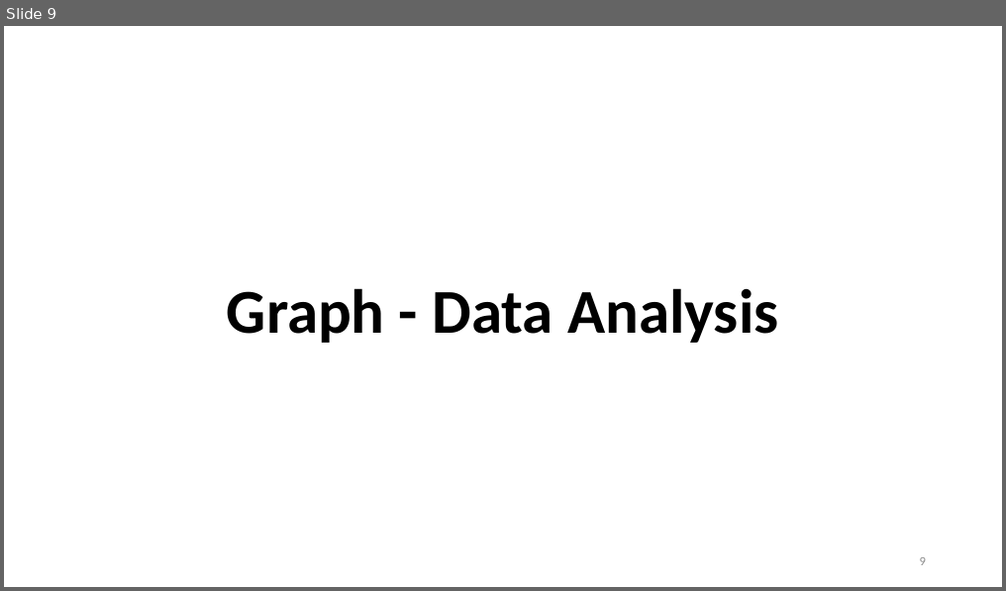
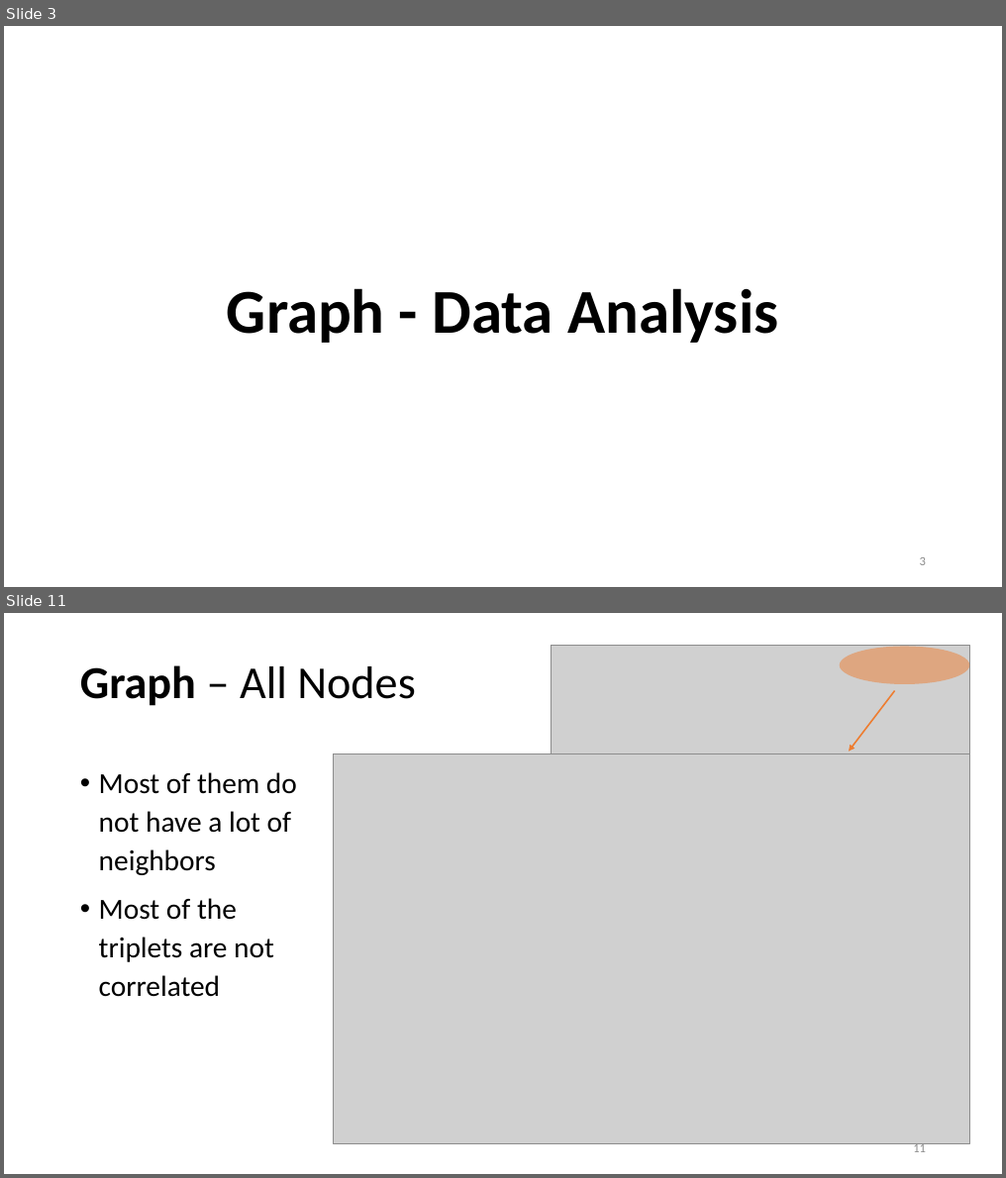
Before and after one commit to Bai1026/Intern-IIS, a slide deck: Meeting/Presentation_0802.pptx. Shown one above the other, each under a label of ours: slide 9 before the commit, slides 3 and 11 after it; the slides between them are not shown. The pictures are 1006x591 and 1006x1178 pixels, drawn with LibreOffice and Linux fonts; fonts in the diff are those of the drawing; grey boxes stand for pictures. Boxes give left, top, right and bottom in pixels: in the first picture for what was removed or moved away, otherwise in the second. Text is boxed around its words. In the diff, an @@ line names an element or a change of style, - is before the commit and + after.

```diff
--- a/Meeting/Presentation_0802.pptx
+++ b/Meeting/Presentation_0802.pptx
@@ slide 11 added at [4, 613, 1002, 1174], background #FFFFFF @@
@@ title added at [80, 665, 415, 706], 44 pt, text #000000 @@
+Graph – All Nodes
@@ picture added at [550, 646, 969, 813] @@
@@ ellipse added at [840, 646, 969, 684], fill #ED7D31 at 50% opacity @@
@@ arrow added from (895, 691) to (848, 752), #ED7D31 1.5 pt @@
@@ picture added at [334, 754, 969, 1144] @@
@@ text added at [99, 772, 297, 997], 28 pt, text #000000 @@
+• Most of them do not have a lot of neighbors
+• Most of the triplets are not correlated
@@ page number added at [913, 1143, 926, 1153], 12 pt, text #8C8C8C @@
+11
@@ what was slide 9 is now slide 3 @@
@@ page number at [920, 558, 926, 566]: text changed @@
-9
+3
```
Also in this commit, not shown: 7 slides changed, 11 other slides added, 9 slides removed, 47 other files.
